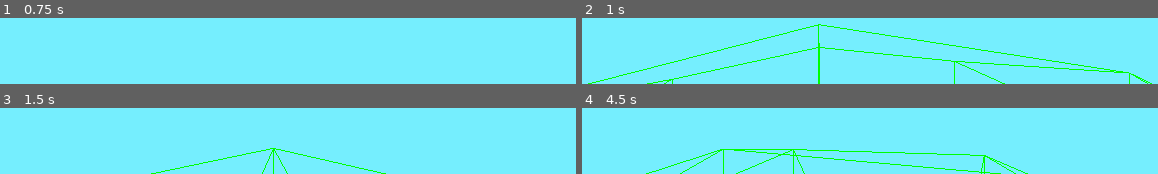
Above: before the commit, frames 1-4 (two rows, left to right).
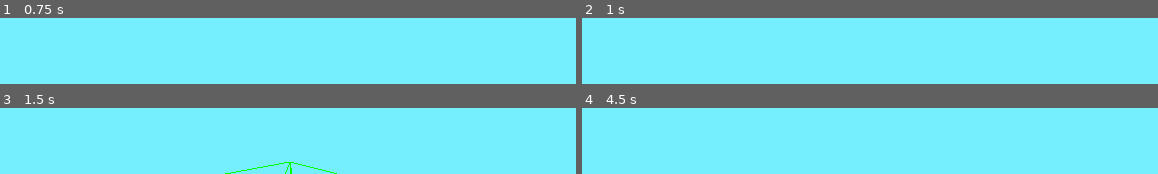
Above: after the commit, the same moments.

Repository: ctkerns/Marching-Cube-Sphere
Game: Godot game, scene res://Scenes/Universe.tscn
Same seed, same stepped clock (60 frames per second), same inputs: the game is played once before the commit and once after it.
Inputs (mouse positions are in pixels of both pictures, inside the frame that each line leads up to):
- Up to frame 1 (0.75 s): tap Enter at 0.5 s; move the mouse to (outside the picture) at 0.52 s; hold W (move_forward) from 0.53 s (still down); hold Shift (sprint) from 0.53 s (still down)
- Up to frame 2 (1 s): keep holding W (move_forward); keep holding Shift (sprint)
- Up to frame 3 (1.5 s): keep holding W (move_forward); move the mouse to (outside the picture) at 1.27 s; release Shift (sprint) at 1.28 s; tap Shift (sprint) at 1.35 s
- Up to frame 4 (4.5 s): keep holding W (move_forward); tap Space (move_up) at 2, 3.5 s; move the mouse to (outside the picture) at 2.02 s; hold Shift (sprint) 2.03-2.78 s; tap Enter at 2.75 s; move the mouse to (outside the picture) at 2.77 s; tap Shift (sprint) at 2.85, 4.35 s; move the mouse to (outside the picture) at 3.52 s; hold Shift (sprint) 3.53-4.28 s; move the mouse to (outside the picture) at 4.27 s

Frame 1 is identical in both runs. In frame 2, 3.3% of the frame differs, in the area x 1-99%, y 9-100%; in frame 3, 1.2%; in frame 4, 2.3%.

Commit message:
Shift surface to center of octree node.

Diff:
--- a/Scripts/Octree/Mesher.gd
+++ b/Scripts/Octree/Mesher.gd
@@ -18,8 +18,8 @@
 
 		_octree = oct
 
-		# Scale the base to correct for starting point at -1 and the factor that will be added.
-		_base = base/_arb_factor + 1
+		# Scale the base to correct for starting point at -1 and the factor that will be added later.
+		_base = base/_arb_factor + 1 - 0.5
 
 	func draw_tree(tree_mesh):
 		# Set up array mesh.
